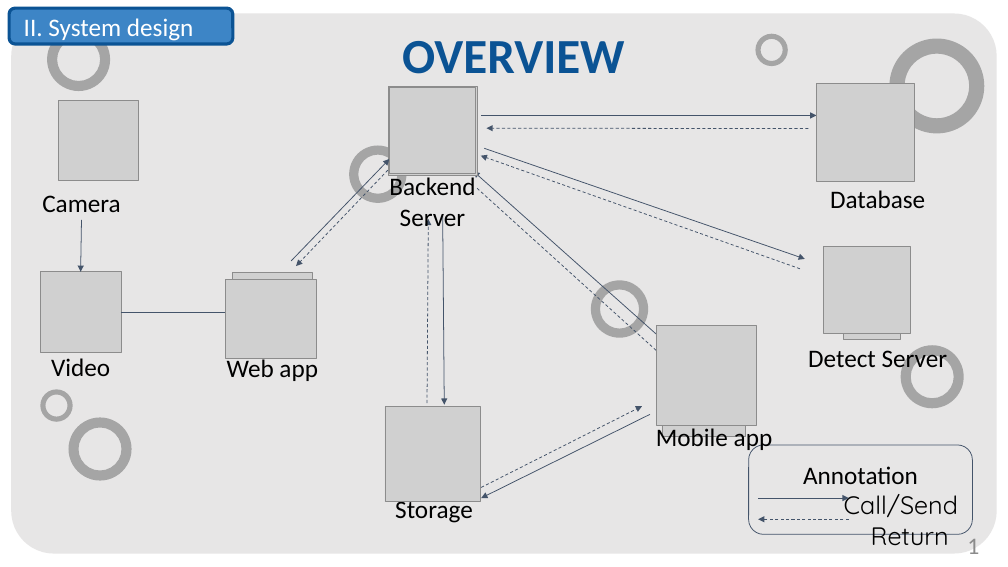
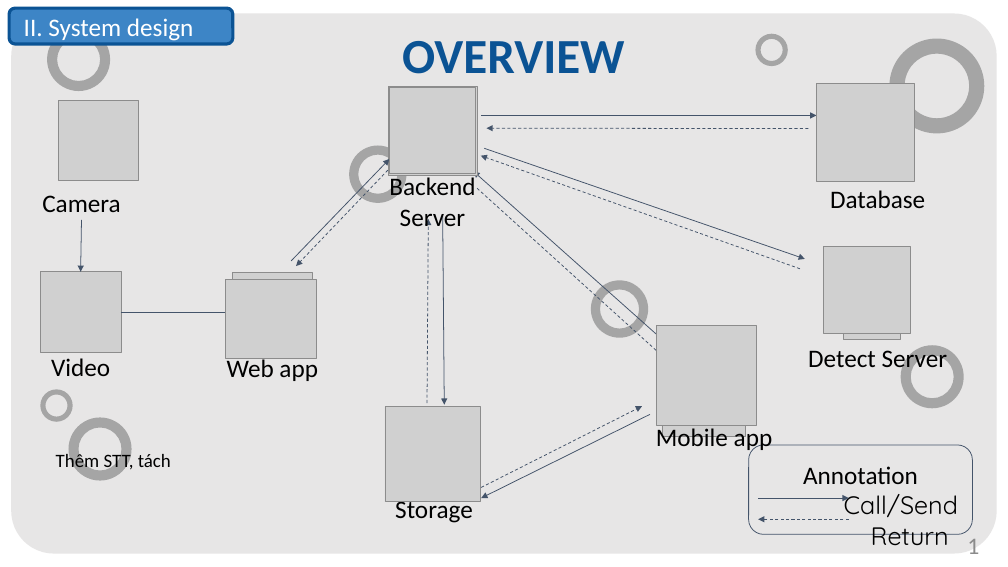
Before and after one commit to luannmdev/CapstoneDocument, a slide deck: slide 1 of Users/LuanNM/document/Core Flow.pptx. Drawn at 1008x567 pixels with LibreOffice and Linux fonts; fonts in the diff are those of the drawing; grey boxes stand for pictures. Boxes give left, top, right and bottom in pixels: in the first picture for what was removed or moved away, otherwise in the second. Text is boxed around its words. In the diff, an @@ line names an element or a change of style, - is before the commit and + after.

```diff
--- a/Users/LuanNM/document/Core Flow.pptx
+++ b/Users/LuanNM/document/Core Flow.pptx
@@ text added at <box>56,452,171,473</box>, 18 pt, text #000000 @@
+Thêm STT, tách
```
Also in this commit, not shown: 1 other slide changed, 1 slide added, 2 slides removed, 17 other files.
